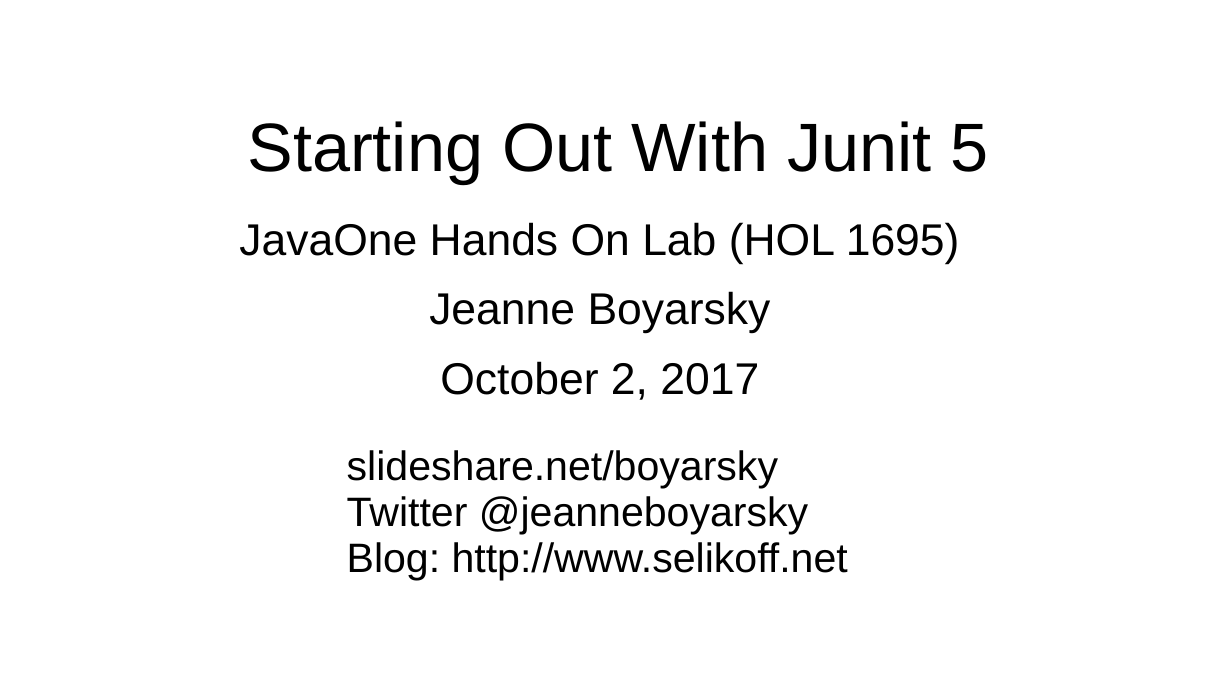
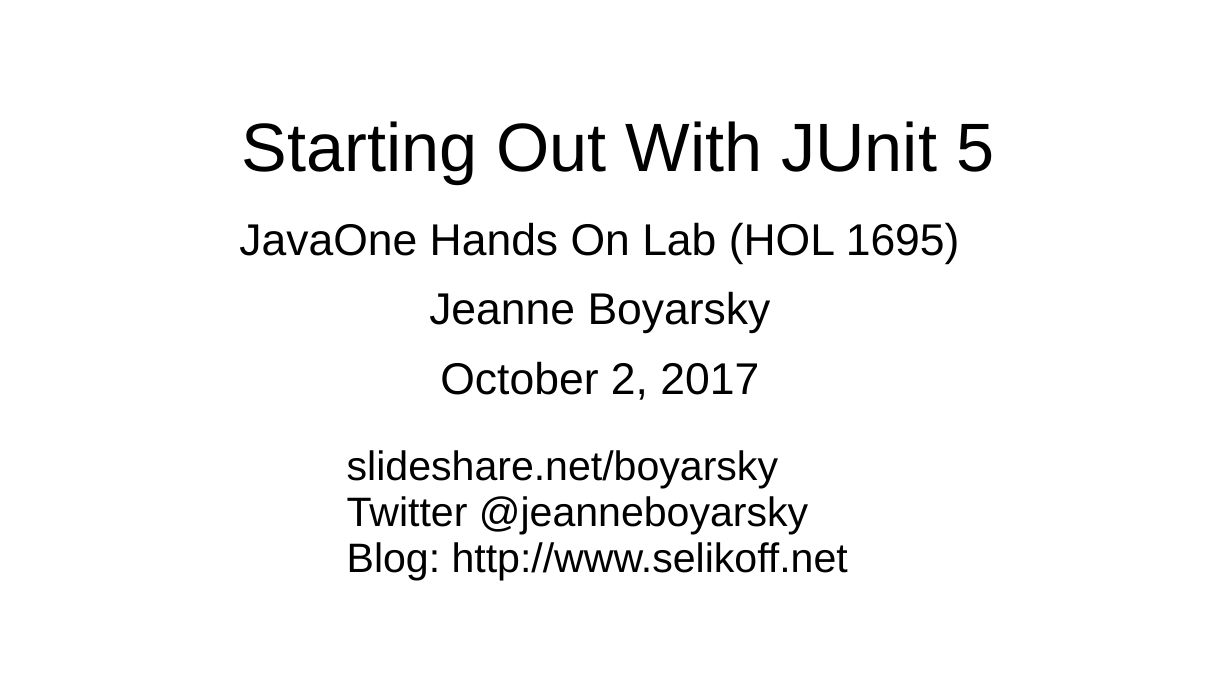
Before and after one commit to boyarsky/JavaOne2017-HOL-JUnit5, a slide deck: slide 1 of JUnit 5 HOL Intro Presentation.ppt. Drawn at 1232x693 pixels with LibreOffice and Linux fonts; fonts in the diff are those of the drawing; background and template pictures are left out. Boxes give left, top, right and bottom in pixels: in the first picture for what was removed or moved away, otherwise in the second. Text is boxed around its words. In the diff, an @@ line names an element or a change of style, - is before the commit and + after.

```diff
--- a/JUnit 5 HOL Intro Presentation.ppt
+++ b/JUnit 5 HOL Intro Presentation.ppt
@@ title at (x1=242, y1=121, x2=994, y2=183): text changed @@
-Starting Out With Junit 5
+Starting Out With JUnit 5
```
Also in this commit, not shown: 1 other slide changed, 1 other file.
